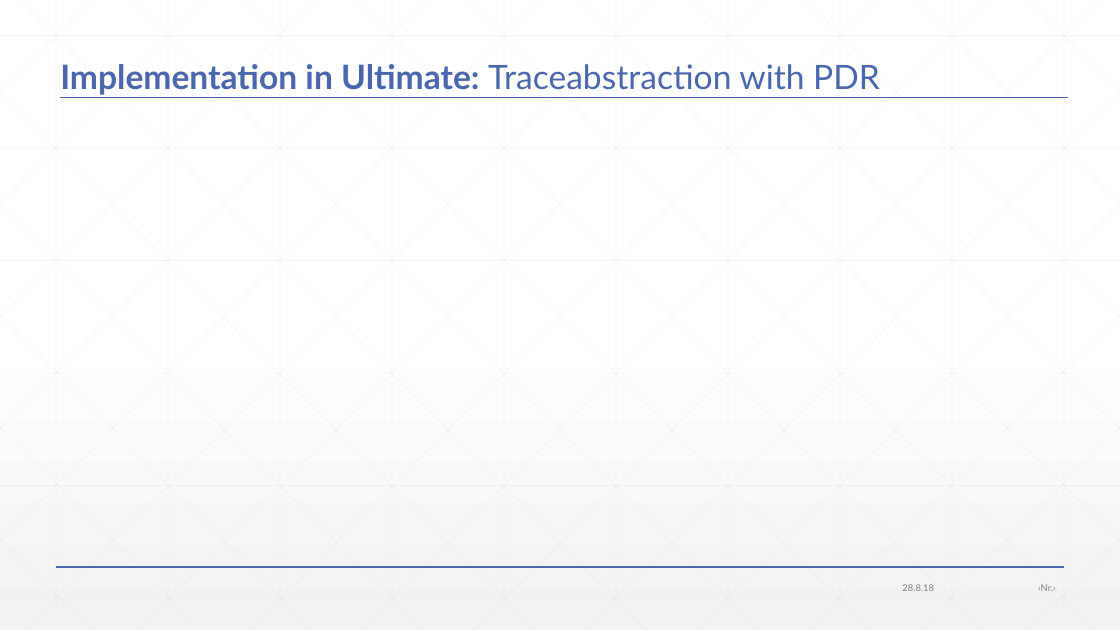
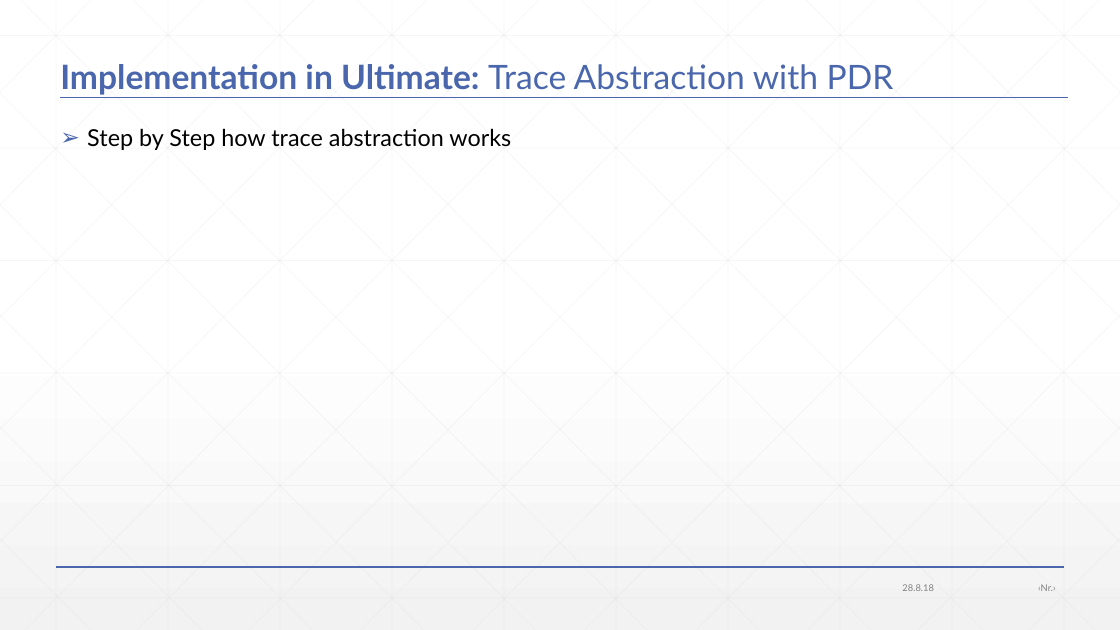
Before and after one commit to JonasWerner/BachelorThesis, a slide deck: slide 53 of Presentation/pdr_presentation_v2.pptx (slide 35 before the commit). Drawn at 1120x630 pixels with LibreOffice and Linux fonts; fonts in the diff are those of the drawing. Boxes give left, top, right and bottom in pixels: in the first picture for what was removed or moved away, otherwise in the second. Text is boxed around its words. In the diff, an @@ line names an element or a change of style, - is before the commit and + after.

```diff
--- a/Presentation/pdr_presentation_v2.pptx
+++ b/Presentation/pdr_presentation_v2.pptx
@@ title at (60,64,894,95): text changed @@
-Implementation in Ultimate: Traceabstraction with PDR
+Implementation in Ultimate: Trace Abstraction with PDR
@@ text added at (87,128,511,150), 20 pt, text #000000 @@
+➢ Step by Step how trace abstraction works
```
Also in this commit, not shown: 6 other slides changed, 18 slides added, 1 other file.
